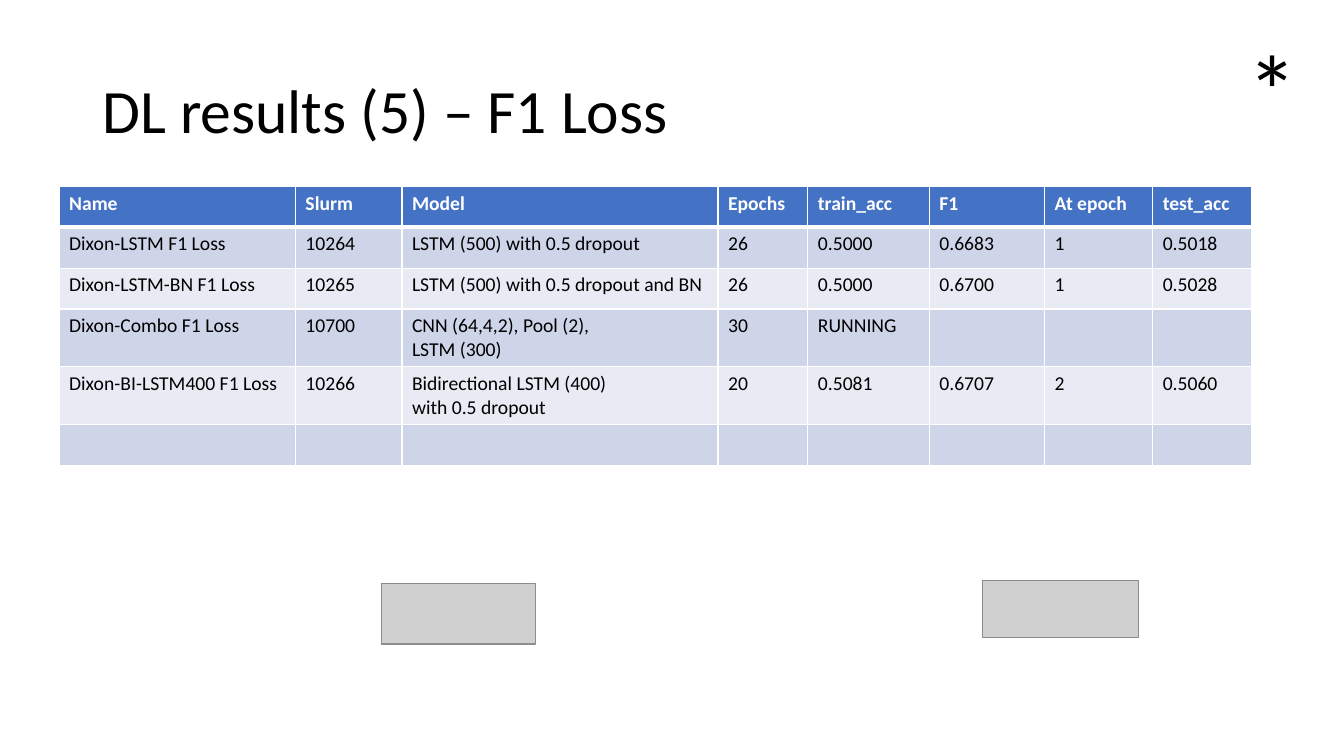
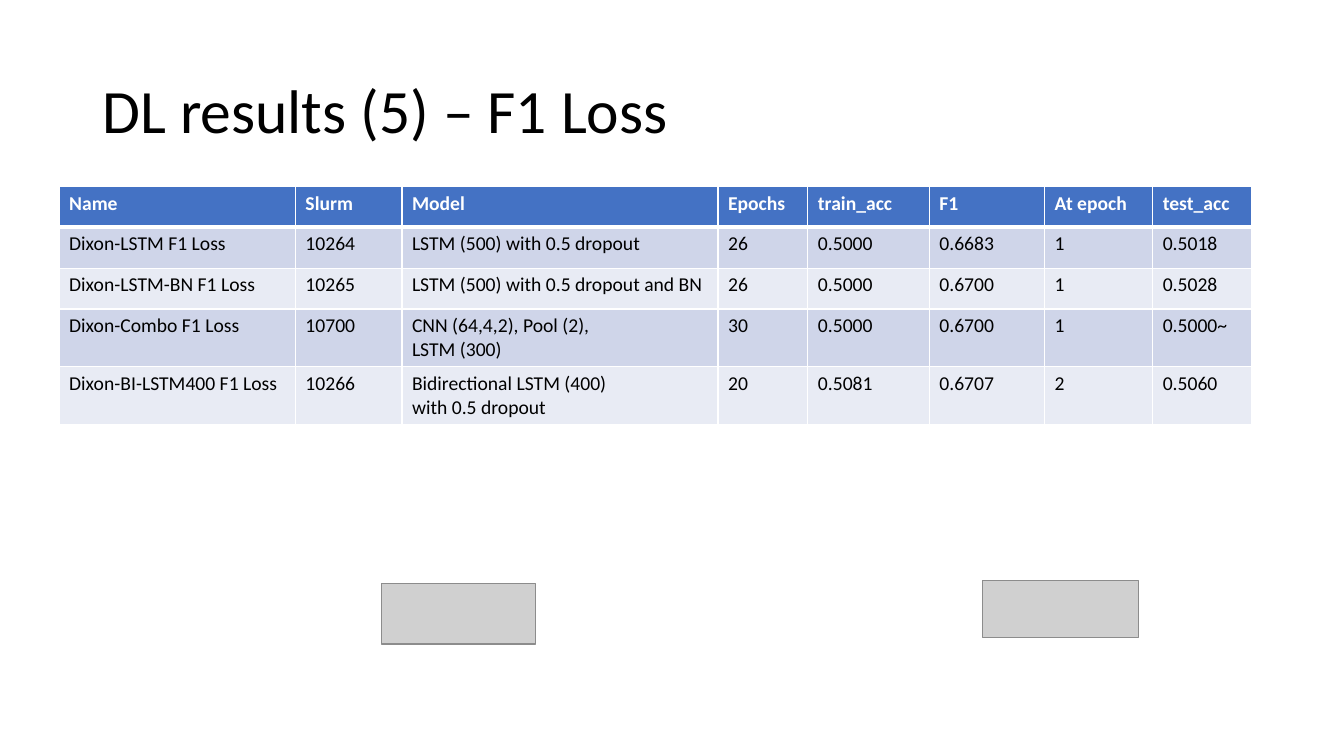
Before and after one commit to jleyland96/Cyberbullying-Detection, a slide deck: slide 65 of Project Logbook/results_log.pptx (slide 96 before the commit). Drawn at 1344x756 pixels with LibreOffice and Linux fonts; fonts in the diff are those of the drawing; grey boxes stand for pictures. Boxes give left, top, right and bottom in pixels: in the first picture for what was removed or moved away, otherwise in the second. Text is boxed around its words. In the diff, an @@ line names an element or a change of style, - is before the commit and + after.

Commit message:
demo fully ready, project presentation and results log updated

```diff
--- a/Project Logbook/results_log.pptx
+++ b/Project Logbook/results_log.pptx
@@ text removed at [1238,22,1310,154] @@
-*
@@ table at [59,187,1251,423] @@
-row 4: Dixon-Combo F1 Loss | 10700 | CNN (64,4,2), Pool (2), / LSTM (300) | 30 | RUNNING |  |  | 
+row 4: Dixon-Combo F1 Loss | 10700 | CNN (64,4,2), Pool (2), / LSTM (300) | 30 | 0.5000 | 0.6700 | 1 | 0.5000~
-row 6:  |  |  |  |  |  |  | 
```
Also in this commit, not shown: 28 other slides changed, 1 slide added, 32 slides removed, 4 other files.
